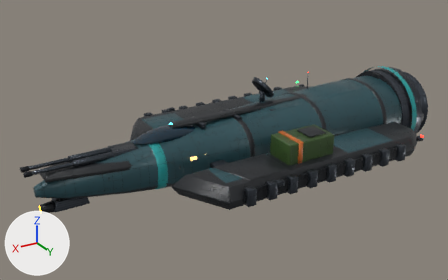
One commit to the glTF model assets/ships/parts/wholeships/kestrel_lod1.glb: the scene before it, then after it.
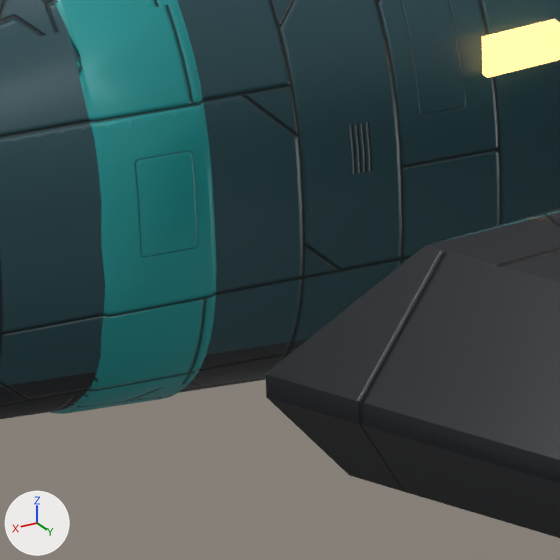
The first picture shows the older version from a camera (50 mm lens) standing at (19.3, 30.2, 15.6) and looking at (0.8, -0.6, 0.2). The close-ups show the older and then the newer version on the part from 33% to 44% of the width and 55% to 72% of the height of that picture. Only the edits that show in the close-ups are written down. Every picture has the same lights, and +X, +Y and +Z are marked at lower left. Objects named as collision shapes, trigger or cutter boxes, shadow casters or lower levels of detail are left out. Where no turn or scale is listed for an object, it has been applied to the vertices.

The scene before the commit, as lines of its bpy script (objects in view):
```python
me_lod1_hull = bpy.data.meshes.new('LOD1_Hull')
me_lod1_hull.from_pydata(...)  # 1079 vertices, 1667 faces; spans x -12.4..12.9, y -5.7..5.7, z -1.3..2.5
me_lod1_hull.materials.append(mat_material_hull)
me_lod1_lights_warm = bpy.data.meshes.new('LOD1_Lights_Warm')
me_lod1_lights_warm.from_pydata(...)  # a box spanning x 1.45..1.85, y 1.89..1.94, z 0.65..0.85; a box spanning x 1.45..1.85, y -1.94..-1.89, z 0.65..0.85; a box spanning x 2.35..2.75, y 1.89..1.94, z 0.65..0.85; a box spanning x 2.35..2.75, y -1.94..-1.89, z 0.65..0.85; a box spanning x 3.25..3.65, y 1.89..1.94, z 0.65..0.85; a box spanning x 3.25..3.65, y -1.94..-1.89, z 0.65..0.85; a box spanning x 4.15..4.55, y 1.89..1.94, z 0.65..0.85; a box spanning x 4.15..4.55, y -1.94..-1.89, z 0.65..0.85
me_lod1_lights_warm.materials.append(mat_material_emissive_warm)  # brown #7c5c38, glowing orange #ffc27a
me_lod1_livery = bpy.data.meshes.new('LOD1_Livery')
me_lod1_livery.from_pydata(...)  # 441 vertices, 648 faces; spans x -12.3..6.5, y -3.0..3.4, z -3.0..3.0
me_lod1_livery.materials.append(mat_material_accent)
ob_lod1_hull = bpy.data.objects.new('LOD1_Hull', me_lod1_hull)
ob_lod1_hull.location = (0.0, 0.0, 0.0)
ob_lod1_lights_warm = bpy.data.objects.new('LOD1_Lights_Warm', me_lod1_lights_warm)
ob_lod1_lights_warm.location = (0.0, 0.0, 0.0)
ob_lod1_livery = bpy.data.objects.new('LOD1_Livery', me_lod1_livery)
ob_lod1_livery.location = (0.0, 0.0, 0.0)
# also in view: 'LOD1_Armor' at (-0.2, 0.0, 0.0)
```
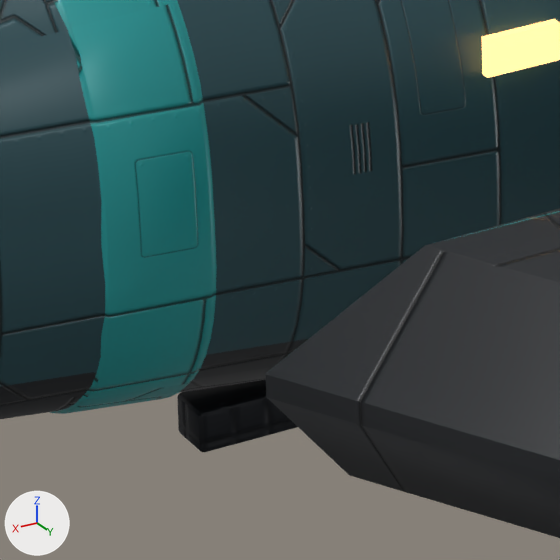
What differs and where, as boxes (x1, y1, x2, y2) in the close-ups (560 x 560 px):
'LOD1_MOTION_KESTREL_STRUT_F_MechanicalDark', added
    after: (177, 380, 297, 452)

Diff of the bpy script that builds the scene:
```diff
--- a/assets/ships/parts/wholeships/kestrel_lod1.glb.py
+++ b/assets/ships/parts/wholeships/kestrel_lod1.glb.py
@@ me_lod1_motion_kestrel_strut_f_mechanicaldark @@
+me_lod1_motion_kestrel_strut_f_mechanicaldark.from_pydata(...)  # 39 vertices, 74 faces; spans x 3.902..5.298, y -0.139..0.139, z -2.018..-1.781
+me_lod1_motion_kestrel_strut_f_mechanicaldark.materials.append(mat_material_mechanicaldark)
@@ ob_lod1_motion_kestrel_strut_f_mechanicaldark @@
+ob_lod1_motion_kestrel_strut_f_mechanicaldark = bpy.data.objects.new('LOD1_MOTION_KESTREL_STRUT_F_MechanicalDark', me_lod1_motion_kestrel_strut_f_mechanicaldark)
+ob_lod1_motion_kestrel_strut_f_mechanicaldark.location = (0.0, 0.0, 0.0)
```
